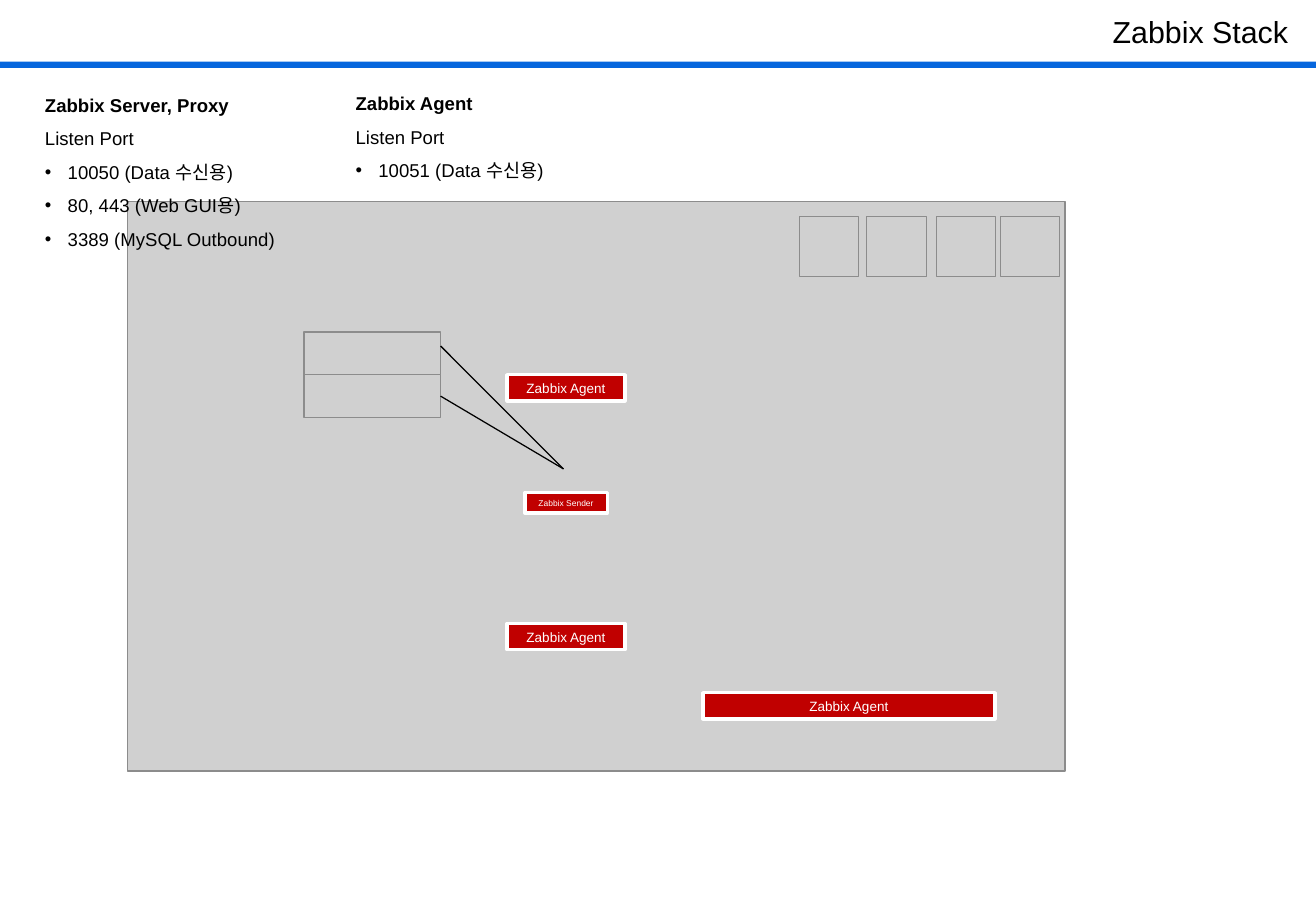
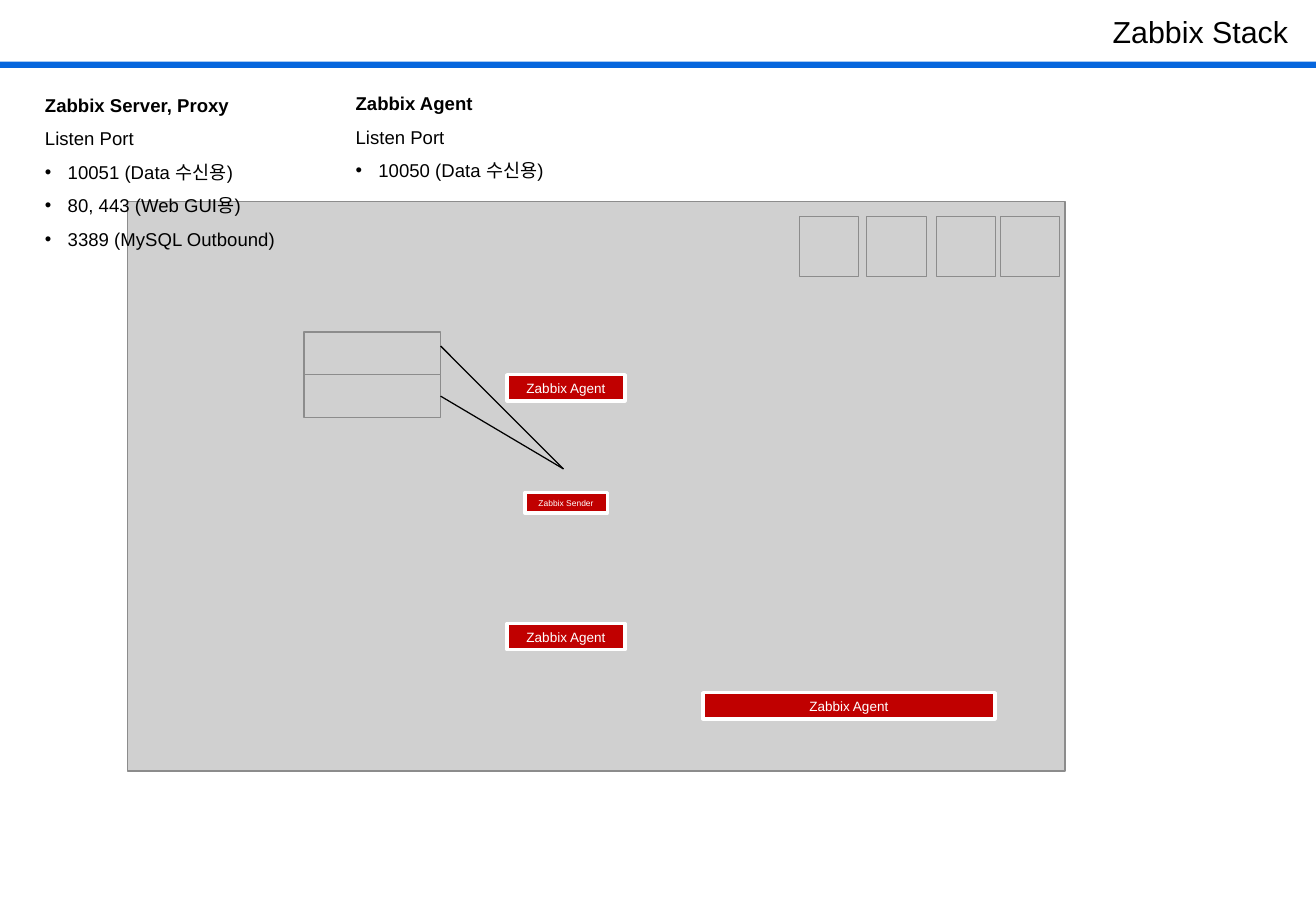
Before and after one commit to 831jsh/zabbix-grafana, a slide deck: slide 13 of Day-2/Day-2.pptx (slide 12 before the commit). Drawn at 1316x911 pixels with LibreOffice and Linux fonts; fonts in the diff are those of the drawing; grey boxes stand for pictures. Boxes give left, top, right and bottom in pixels: in the first picture for what was removed or moved away, otherwise in the second. Text is boxed around its words. In the diff, an @@ line names an element or a change of style, - is before the commit and + after.

```diff
--- a/Day-2/Day-2.pptx
+++ b/Day-2/Day-2.pptx
@@ text at [68, 163, 233, 183]: text changed @@
-  • 10050 (Data 수신용)
+  • 10051 (Data 수신용)
@@ text at [378, 161, 544, 181]: text changed @@
-  • 10051 (Data 수신용)
+  • 10050 (Data 수신용)
```
Also in this commit, not shown: 1 slide added, 22 slides removed, 1 other file.
